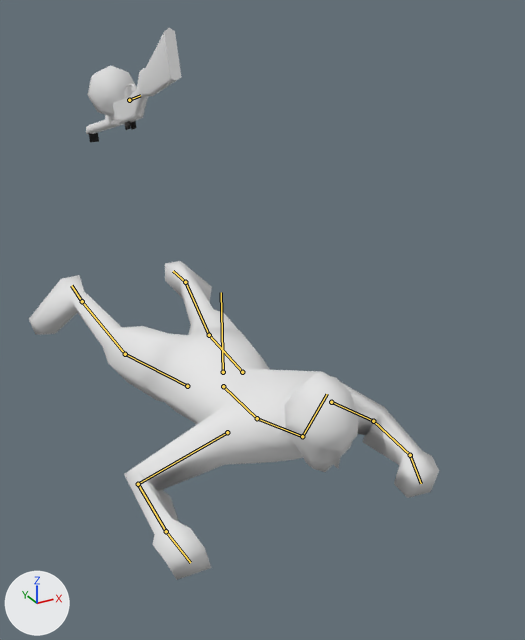
An edit to the Blender file animations/anim_crawl.blend, drawn before and after from the same camera.
The view is the same before and after, from a camera (50 mm lens) standing at (-0.91, -1.87, 1.31) and looking at (0.05, -0.11, 0.43). The axes (+X, +Y, +Z) are drawn at lower left. The lights are the same throughout. Both versions are drawn at frame 0 of the action 'crawl_idle-loop'; the numbers are the values there. The bones that bend it are drawn over the model as lines.

The first picture shows 'PPSH', 'PPSH_Magazine', 'soldier_sr'.
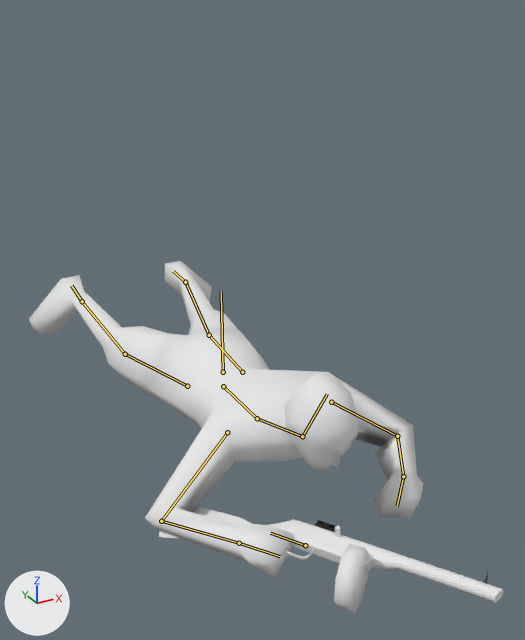
Scene script edits in JSON lines:
```json
{"block": "bone_arml", "where": "bone_arml = bpy.data.objects['Armature'].pose.bones['ArmL']  # child of 'Spine2'"}
{"op": "set", "path": "bone_arml.rotation_quaternion", "old": "(0.951, 0.267, 0.057, 0.144)", "new": "(0.879, 0.287, 0.143, 0.352)", "note": "degrees (32, 2, 18) -> degrees (37, 3, 45)"}
{"block": "bone_armr", "where": "bone_armr = bpy.data.objects['Armature'].pose.bones['ArmR']  # child of 'Spine2'"}
{"op": "set", "path": "bone_armr.rotation_quaternion", "old": "(0.88, 0.255, 0.398, -0.032)", "new": "(0.819, 0.423, 0.241, -0.303)", "note": "degrees (38, 46, 12) -> degrees (46, 41, -23)"}
{"block": "bone_weapon", "where": "bone_weapon = bpy.data.objects['Armature'].pose.bones['Weapon']  # child of 'Spine2'"}
{"op": "set", "path": "bone_weapon.location", "old": "(0.0, -0.323, -0.574)", "new": "(0.072, 0.328, 0.578)"}
{"op": "set", "path": "bone_weapon.rotation_quaternion", "old": "(1.0, 0.0, 0.0, 0.0)", "new": "(-0.097, -0.766, 0.263, -0.579)", "note": "degrees (0, 0, 0) -> degrees (27, -110, 123)"}
```

Where the change shows, as pixel boxes [x1, y1, x2, y2] in the pictures (525 x 640 px):
```json
{"object": "soldier_sr", "change": "posed", "before": [29, 261, 439, 580], "after": [29, 261, 423, 579]}
{"object": "PPSH", "change": "posed", "before": [86, 28, 182, 142], "after": [159, 506, 504, 603], "on screen": "257% wider, 15% shorter"}
{"object": "PPSH_Magazine", "change": "posed", "before": [87, 65, 137, 116], "after": [334, 544, 368, 612], "on screen": "31% narrower, 33% taller"}
{"object": "Shutter", "change": "posed", "before": [111, 119, 121, 125], "after": [335, 526, 341, 537]}
{"bone": "ArmL", "before": "(331, 402) to (373, 421)", "after": "(331, 402) to (397, 436)"}
{"bone": "ArmR", "before": "(227, 432) to (138, 484)", "after": "(227, 432) to (161, 521)"}
{"bone": "Weapon", "before": "(129, 100) to (140, 95)", "after": "(305, 545) to (270, 533)"}
```
